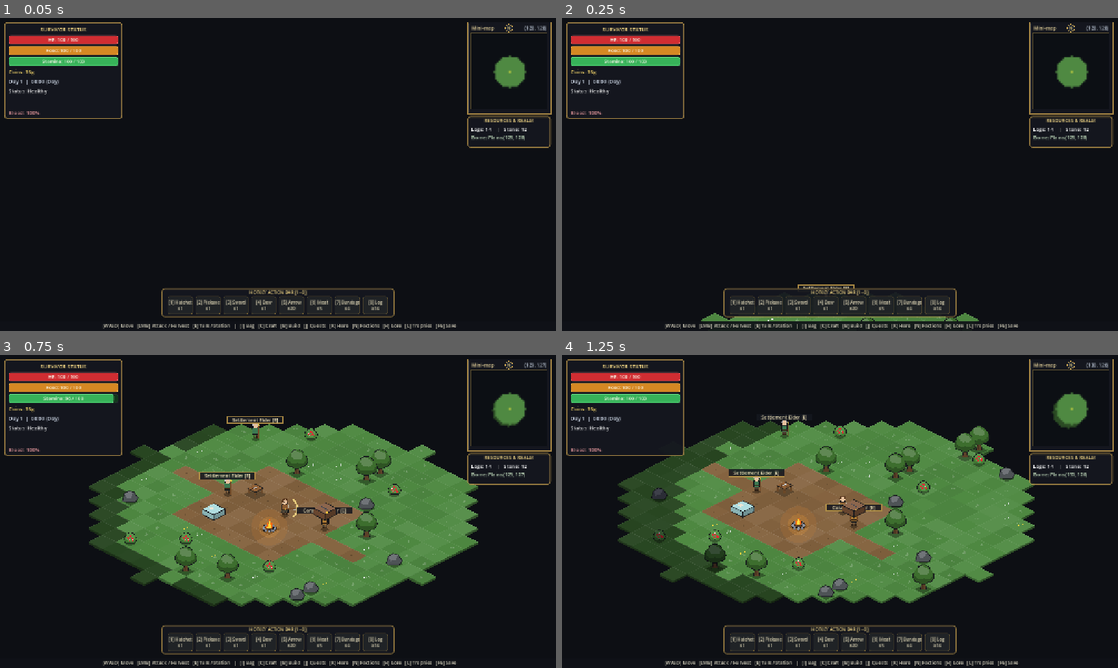
Above: before the commit, frames 1-4 (two rows, left to right).
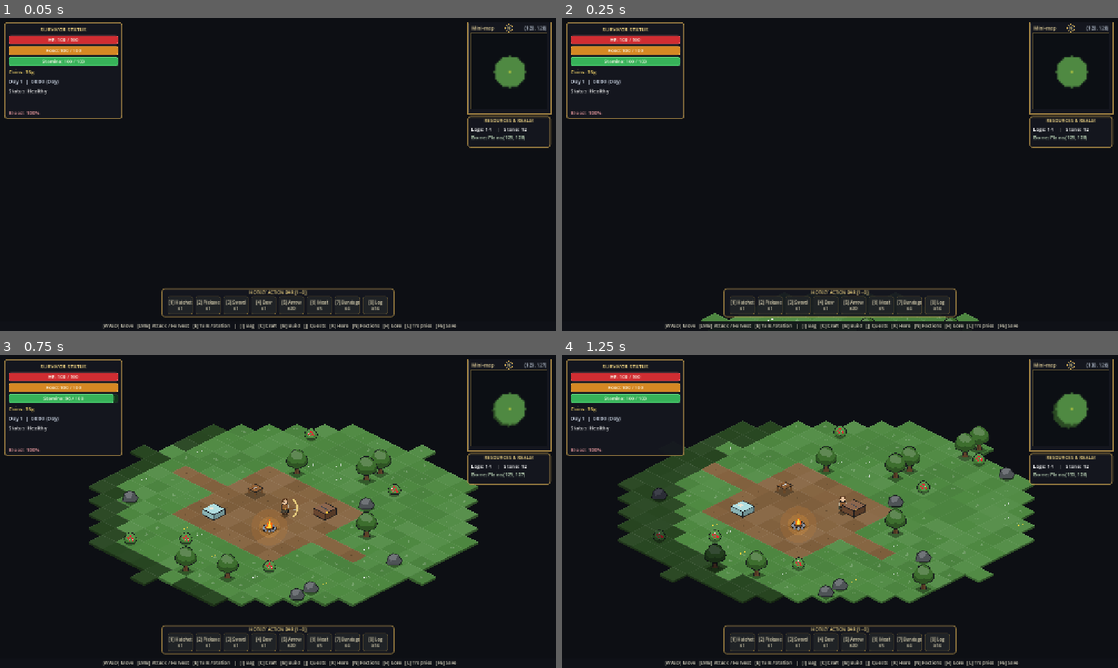
Above: after the commit, the same moments.

Repository: mrsgemaseny/MiniLife
Game: Godot game, scene res://scenes/main.tscn
Same seed, same stepped clock (60 frames per second), same inputs: the game is played once before the commit and once after it.
Inputs (mouse positions are in pixels of both pictures, inside the frame that each line leads up to):
- Up to frame 1 (0.05 s): no input
- Up to frame 2 (0.25 s): no input
- Up to frame 3 (0.75 s): tap Enter at 0.5 s; move the mouse to (400, 495) at 0.52 s; press the mouse at (400, 495) at 0.53 s; hold D (move_right) from 0.53 s (still down)
- Up to frame 4 (1.25 s): keep holding D (move_right)

Frame 1 is identical in both runs. In frame 2, 0.1% of the frame differs, in the area x 42-53%, y 85-87%; in frame 3, 0.7%, in the area x 35-64%, y 19-57%; in frame 4, 0.7%.

Commit message:
feat(world): temporarily comment out NPC/entity spawns for pure sandbox exploration mode

Diff:
--- a/scripts/systems/event_system.gd
+++ b/scripts/systems/event_system.gd
@@ -117,25 +117,26 @@
 			if player.get("status_effects") is StatusEffectsComponent:
 				(player.get("status_effects") as StatusEffectsComponent).apply_effect(status_id, dur, inten)
 
-	var effects: Dictionary = def.get("effects", {})
-	var spawn_enemies: Array = effects.get("spawn_enemies", [])
-	for entry_v in spawn_enemies:
-		if entry_v is Dictionary:
-			var entry: Dictionary = entry_v
-			var enemy_id: String = str(entry.get("enemy_id", "bandit"))
-			var count: int = int(entry.get("count", 1))
-			for i in range(count):
-				var enemy: EnemyBase = EnemyScene.instantiate() as EnemyBase
-				enemy.enemy_id = enemy_id
-				var angle: float = (TAU / float(maxi(1, count))) * float(i)
-				enemy.global_position = player.global_position + Vector2(cos(angle), sin(angle)) * 260.0
-				world.add_child(enemy)
-
-	if bool(effects.get("spawn_trader", false)) or str(def.get("id", "")) == "trader_visit":
-		var trader: NPCBase = NPCScene.instantiate() as NPCBase
-		trader.npc_id = "merchant_common"
-		trader.global_position = player.global_position + Vector2(120.0, -70.0)
-		world.add_child(trader)
+	# [SANDBOX_EXPLORATION_MODE: Temporarily commented out event NPC/enemy spawns]
+	# var effects: Dictionary = def.get("effects", {})
+	# var spawn_enemies: Array = effects.get("spawn_enemies", [])
+	# for entry_v in spawn_enemies:
+	# 	if entry_v is Dictionary:
+	# 		var entry: Dictionary = entry_v
+	# 		var enemy_id: String = str(entry.get("enemy_id", "bandit"))
+	# 		var count: int = int(entry.get("count", 1))
+	# 		for i in range(count):
+	# 			var enemy: EnemyBase = EnemyScene.instantiate() as EnemyBase
+	# 			enemy.enemy_id = enemy_id
+	# 			var angle: float = (TAU / float(maxi(1, count))) * float(i)
+	# 			enemy.global_position = player.global_position + Vector2(cos(angle), sin(angle)) * 260.0
+	# 			world.add_child(enemy)
+	#
+	# if bool(effects.get("spawn_trader", false)) or str(def.get("id", "")) == "trader_visit":
+	# 	var trader: NPCBase = NPCScene.instantiate() as NPCBase
+	# 	trader.npc_id = "merchant_common"
+	# 	trader.global_position = player.global_position + Vector2(120.0, -70.0)
+	# 	world.add_child(trader)
 
 func _on_boss_defeated(boss_id: String, _world_pos: Vector2) -> void:
 	var res: Dictionary = _endgame.register_boss_kill(boss_id)
--- a/scripts/systems/world_system.gd
+++ b/scripts/systems/world_system.gd
@@ -440,60 +440,61 @@
 	_resource_nodes_by_tile[Config.vec2i_to_key(tpos)] = rnode
 
 
-func _spawn_chunk_inhabitants(cpos: Vector2i, biome_id: String, delta: Dictionary) -> void:
-	var killed: Array = delta.get("killed", [])
+func _spawn_chunk_inhabitants(cpos: Vector2i, _biome_id: String, _delta: Dictionary) -> void:
 	var spawned_list: Array[Node] = []
-	var origin: Vector2i = Config.chunk_origin(cpos)
-	var center_chunk: Vector2i = Vector2i(Config.WORLD_SIZE_CHUNKS / 2, Config.WORLD_SIZE_CHUNKS / 2)
-	var world_center_tile: Vector2i = Vector2i(Config.WORLD_SIZE_TILES / 2, Config.WORLD_SIZE_TILES / 2)
-
-	if cpos == center_chunk:
-		var trader_uid: String = "npc_starter_trader"
-		if not killed.has(trader_uid):
-			var trader: NPCBase = NPC_SCENE.instantiate() as NPCBase
-			trader.npc_id = "merchant_common"
-			trader.spawn_uid = trader_uid
-			trader.global_position = Config.world_to_iso(world_center_tile + Vector2i(3, -1))
-			add_child(trader)
-			spawned_list.append(trader)
-
-		var elder_uid: String = "npc_starter_elder"
-		if not killed.has(elder_uid):
-			var elder: NPCBase = NPC_SCENE.instantiate() as NPCBase
-			elder.npc_id = "village_elder"
-			elder.spawn_uid = elder_uid
-			elder.global_position = Config.world_to_iso(world_center_tile + Vector2i(-3, 0))
-			add_child(elder)
-			spawned_list.append(elder)
-	else:
-		var rng: RandomNumberGenerator = RngService.make_chunk_rng(_seed, cpos, 777)
-		var biome_def: Dictionary = DataRegistry.get_biome(biome_id)
-		var enemy_pool: Array = biome_def.get("enemy_pool", [])
-		if not enemy_pool.is_empty() and rng.randf() < 0.60:
-			var enemy_uid: String = "enemy_%d_%d_0" % [cpos.x, cpos.y]
-			var etile: Vector2i = origin + Vector2i(rng.randi_range(3, 12), rng.randi_range(3, 12))
-			# Keep starter safe zone (within 22 tiles of world center) free of hostile spawns
-			if not killed.has(enemy_uid) and Config.tile_distance(etile, world_center_tile) > 22:
-				var enemy: EnemyBase = ENEMY_SCENE.instantiate() as EnemyBase
-				enemy.enemy_id = str(enemy_pool[rng.randi() % enemy_pool.size()])
-				enemy.spawn_uid = enemy_uid
-				enemy.global_position = Config.world_to_iso(etile)
-				enemy.visible = (_fog.get_state(etile) == int(FogState.VISIBLE))
-				add_child(enemy)
-				spawned_list.append(enemy)
-
-		var npc_pool: Array = biome_def.get("npc_pool", [])
-		if not npc_pool.is_empty() and rng.randf() < 0.35:
-			var npc_uid: String = "npc_%d_%d_0" % [cpos.x, cpos.y]
-			if not killed.has(npc_uid):
-				var npc: NPCBase = NPC_SCENE.instantiate() as NPCBase
-				npc.npc_id = str(npc_pool[rng.randi() % npc_pool.size()])
-				npc.spawn_uid = npc_uid
-				var ntile: Vector2i = origin + Vector2i(rng.randi_range(4, 11), rng.randi_range(4, 11))
-				npc.global_position = Config.world_to_iso(ntile)
-				npc.visible = (_fog.get_state(ntile) != int(FogState.UNEXPLORED))
-				add_child(npc)
-				spawned_list.append(npc)
+	# [SANDBOX_EXPLORATION_MODE: Temporarily commented out all NPC and enemy spawns for pure Minecraft-style world exploration]
+	# var killed: Array = _delta.get("killed", [])
+	# var origin: Vector2i = Config.chunk_origin(cpos)
+	# var center_chunk: Vector2i = Vector2i(Config.WORLD_SIZE_CHUNKS / 2, Config.WORLD_SIZE_CHUNKS / 2)
+	# var world_center_tile: Vector2i = Vector2i(Config.WORLD_SIZE_TILES / 2, Config.WORLD_SIZE_TILES / 2)
+	#
+	# if cpos == center_chunk:
+	# 	var trader_uid: String = "npc_starter_trader"
+	# 	if not killed.has(trader_uid):
+	# 		var trader: NPCBase = NPC_SCENE.instantiate() as NPCBase
+	# 		trader.npc_id = "merchant_common"
+	# 		trader.spawn_uid = trader_uid
+	# 		trader.global_position = Config.world_to_iso(world_center_tile + Vector2i(3, -1))
+	# 		add_child(trader)
+	# 		spawned_list.append(trader)
+	#
+	# 	var elder_uid: String = "npc_starter_elder"
+	# 	if not killed.has(elder_uid):
+	# 		var elder: NPCBase = NPC_SCENE.instantiate() as NPCBase
+	# 		elder.npc_id = "village_elder"
+	# 		elder.spawn_uid = elder_uid
+	# 		elder.global_position = Config.world_to_iso(world_center_tile + Vector2i(-3, 0))
+	# 		add_child(elder)
+	# 		spawned_list.append(elder)
+	# else:
+	# 	var rng: RandomNumberGenerator = RngService.make_chunk_rng(_seed, cpos, 777)
+	# 	var biome_def: Dictionary = DataRegistry.get_biome(_biome_id)
+	# 	var enemy_pool: Array = biome_def.get("enemy_pool", [])
+	# 	if not enemy_pool.is_empty() and rng.randf() < 0.60:
+	# 		var enemy_uid: String = "enemy_%d_%d_0" % [cpos.x, cpos.y]
+	# 		var etile: Vector2i = origin + Vector2i(rng.randi_range(3, 12), rng.randi_range(3, 12))
+	# 		# Keep starter safe zone (within 22 tiles of world center) free of hostile spawns
+	# 		if not killed.has(enemy_uid) and Config.tile_distance(etile, world_center_tile) > 22:
+	# 			var enemy: EnemyBase = ENEMY_SCENE.instantiate() as EnemyBase
+	# 			enemy.enemy_id = str(enemy_pool[rng.randi() % enemy_pool.size()])
+	# 			enemy.spawn_uid = enemy_uid
+	# 			enemy.global_position = Config.world_to_iso(etile)
+	# 			enemy.visible = (_fog.get_state(etile) == int(FogState.VISIBLE))
+	# 			add_child(enemy)
+	# 			spawned_list.append(enemy)
+	#
+	# 	var npc_pool: Array = biome_def.get("npc_pool", [])
+	# 	if not npc_pool.is_empty() and rng.randf() < 0.35:
+	# 		var npc_uid: String = "npc_%d_%d_0" % [cpos.x, cpos.y]
+	# 		if not killed.has(npc_uid):
+	# 			var npc: NPCBase = NPC_SCENE.instantiate() as NPCBase
+	# 			npc.npc_id = str(npc_pool[rng.randi() % npc_pool.size()])
+	# 			npc.spawn_uid = npc_uid
+	# 			var ntile: Vector2i = origin + Vector2i(rng.randi_range(4, 11), rng.randi_range(4, 11))
+	# 			npc.global_position = Config.world_to_iso(ntile)
+	# 			npc.visible = (_fog.get_state(ntile) != int(FogState.UNEXPLORED))
+	# 			add_child(npc)
+	# 			spawned_list.append(npc)
 
 	_spawned_entities_by_chunk[cpos] = spawned_list
 
Not shown, changed: .agents/CONTEXT.md
